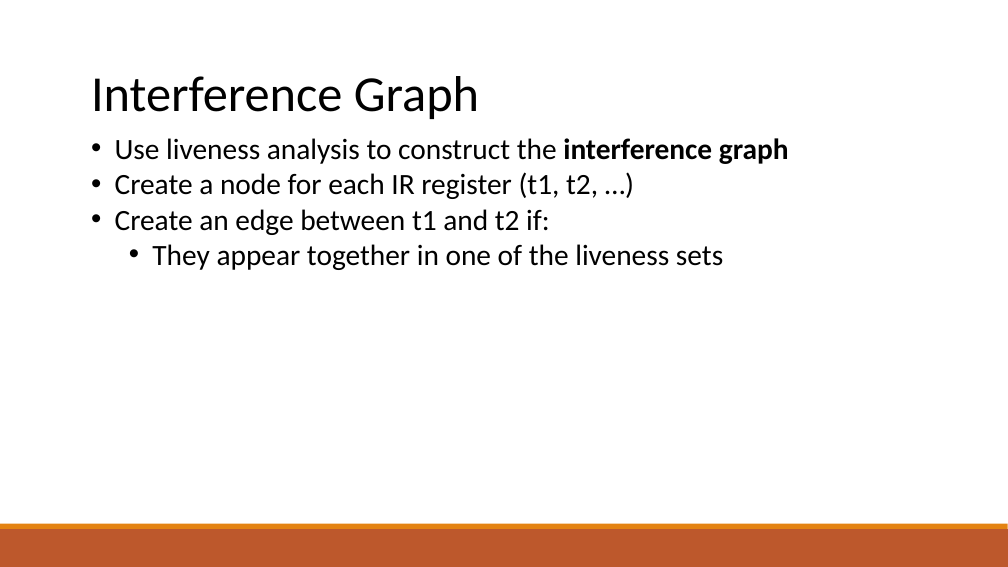
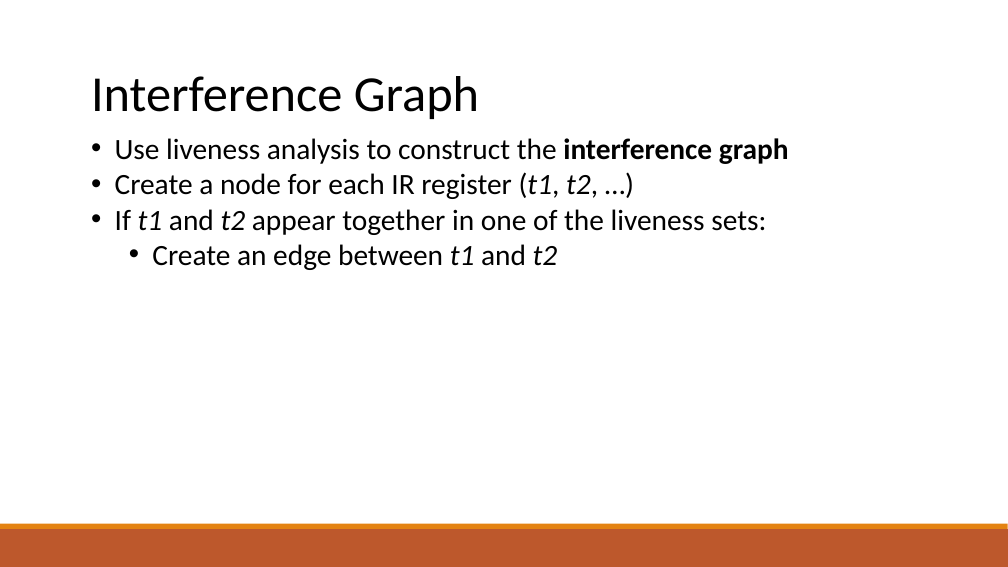
Before and after one commit to raghadzeidan/COMPILATION_TAU_FOR_STUDENTS, a slide deck: slide 42 of new_slides/register_allocation.pptx. Drawn at 1008x567 pixels with LibreOffice and Linux fonts; fonts in the diff are those of the drawing. Boxes give left, top, right and bottom in pixels: in the first picture for what was removed or moved away, otherwise in the second. Text is boxed around its words. In the diff, an @@ line names an element or a change of style, - is before the commit and + after.

Commit message:
adding slides

```diff
--- a/new_slides/register_allocation.pptx
+++ b/new_slides/register_allocation.pptx
@@ text at box(115, 172, 598, 199): italic on in "(t1, t2," @@
@@ text at box(115, 209, 766, 270): text changed @@
-• Create an edge between t1 and t2 if:
-  • They appear together in one of the liveness sets
+  • If t1 and t2 appear together in one of the liveness sets:
+  • Create an edge between t1 and t2
```
Also in this commit, not shown: 1 other slide changed, 1 other file.
